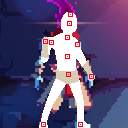
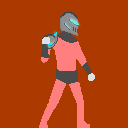
Layered file, before and after one edit (w=128, h=128). Changes by layer:
added group "Genji" with 9 layers above "Structure" over [42, 11, 79, 49]
added group "FrontArm" with 2 layers in group "Genji" over [42, 30, 58, 49]
added layer "Lights" in group "FrontArm" over [48, 32, 57, 46]
added layer "Base" in group "FrontArm" over [42, 30, 58, 49]
added group "Head" with 2 layers in group "Genji" over [60, 11, 79, 36]
added layer "Eyes" in group "Head" over [65, 19, 79, 29]
added layer "Helmet" in group "Head" over [60, 11, 79, 36]
hid group "Structure" (3 layers) over [39, 12, 94, 128]
painted on "Wraps" over [41, 31, 92, 84]
painted on "Body_Base" over [41, 32, 82, 121]
hid "Layer 2" over [0, 0, 128, 128]
